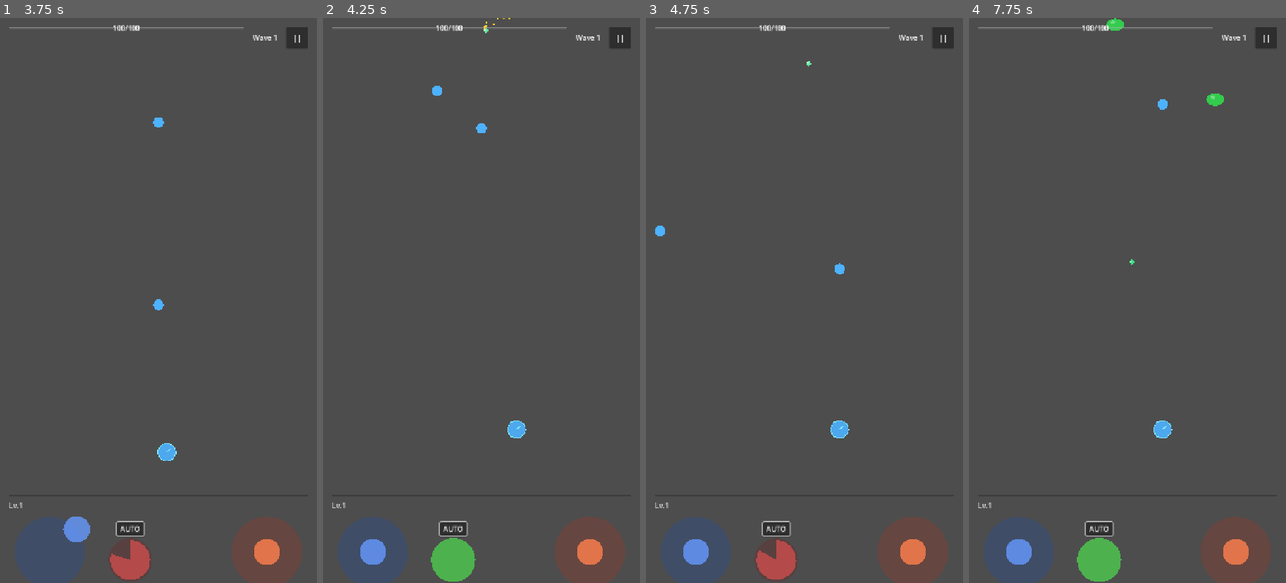
Above: before the commit, frames 1-4 (left to right).
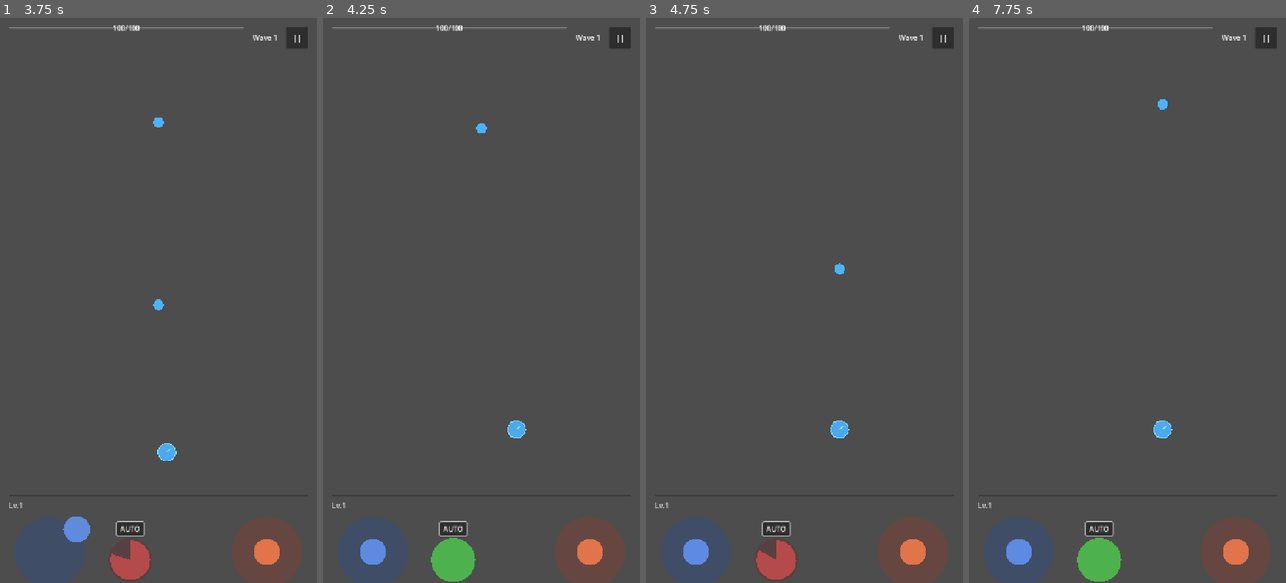
Above: after the commit, the same moments.

Repository: Randroids-Dojo/GoPit
Game: Godot game, scene res://scenes/game.tscn
Same seed, same stepped clock (60 frames per second), same inputs: the game is played once before the commit and once after it.
Inputs (mouse positions are in pixels of both pictures, inside the frame that each line leads up to):
- Up to frame 1 (3.75 s): click "START" at 0.5 s; click "||" at 1.25 s; click "Resume" at 2 s; click "AUTO" at 2.75 s; tap Enter at 3.5 s; drag from (50, 554) to (158, 458) at 3.52 s
- Up to frame 2 (4.25 s): no input
- Up to frame 3 (4.75 s): drag from (775, 560) to (807, 29) at 4.27 s
- Up to frame 4 (7.75 s): move the mouse to (1235, 554) at 5.02 s; hold Right 5.03-5.75 s; tap Backspace at 5.1 s; click (1235, 554) at 5.17 s; drag from (1111, 413) to (1032, 215) at 5.77 s; move the mouse to (1222, 385) at 6.52 s; hold Left 6.53-7.25 s; tap Ctrl at 6.6 s; tap Space at 6.77, 7.07 s; drag from (1032, 215) to (1079, 159) at 7.27 s

Frame 1 is identical in both runs. In frame 2, less than 0.1% of the frame differs, in the area x 34-60%, y 0-14%; in frame 3, less than 0.1%; in frame 4, 0.2%, in the area x 43-81%, y 0-44%.
Error after the commit: Parse Error: Could not resolve class "EnemyBase". (res://scripts/entities/enemies/bat.gd:1)

Commit message:
Add status effect system (burn, freeze, poison, bleed)
- New StatusEffect class with configurable DoT, duration, stacking
- Burn: 5 DPS for 3 seconds
- Freeze: 50% slow for 2 seconds
- Poison: 3 DPS for 5 seconds, spreads on death
- Bleed: 2 DPS per stack (up to 5x), permanent

Integration:
- EnemyBase tracks active effects, processes ticks
- Ball types apply corresponding status effects
- Visual tint feedback for active effects

Closes GoPit-ihf

Diff:
--- /dev/null
+++ b/scripts/effects/status_effect.gd
@@ -0,0 +1,126 @@
+class_name StatusEffect
+extends RefCounted
+## Base class for status effects that can be applied to enemies
+
+enum Type { BURN, FREEZE, POISON, BLEED }
+
+# Effect configuration
+var type: Type
+var duration: float
+var damage_per_tick: float
+var tick_interval: float = 0.5
+var stacks: int = 1
+var max_stacks: int = 1
+var slow_multiplier: float = 1.0  # 1.0 = no slow, 0.5 = 50% slow
+
+# Runtime state
+var time_remaining: float = 0.0
+var tick_timer: float = 0.0
+
+
+static func create(effect_type: Type):  # -> StatusEffect (can't use return type in static)
+	var script := load("res://scripts/effects/status_effect.gd")
+	var effect = script.new()
+	effect.type = effect_type
+	effect._configure()
+	return effect
+
+
+func _configure() -> void:
+	match type:
+		Type.BURN:
+			duration = 3.0
+			damage_per_tick = 2.5  # 5 DPS (2.5 damage every 0.5s)
+			tick_interval = 0.5
+			max_stacks = 1  # Refreshes duration instead
+		Type.FREEZE:
+			duration = 2.0
+			damage_per_tick = 0.0
+			slow_multiplier = 0.5  # 50% slow
+			max_stacks = 1
+		Type.POISON:
+			duration = 5.0
+			damage_per_tick = 1.5  # 3 DPS
+			tick_interval = 0.5
+			max_stacks = 1
+		Type.BLEED:
+			duration = INF  # Permanent until enemy dies
+			damage_per_tick = 1.0  # 2 DPS per stack (1.0 every 0.5s)
+			tick_interval = 0.5
+			max_stacks = 5
+
+	time_remaining = duration
+
+
+func apply() -> void:
+	"""Called when effect is first applied or refreshed"""
+	time_remaining = duration
+	tick_timer = 0.0
+
+
+func add_stack() -> bool:
+	"""Add a stack if possible. Returns true if stack was added."""
+	if stacks < max_stacks:
+		stacks += 1
+		return true
+	return false
+
+
+func refresh() -> void:
+	"""Refresh duration without adding stacks"""
+	time_remaining = duration
+
+
+func update(delta: float) -> int:
+	"""
+	Process effect for one frame.
+	Returns damage dealt this frame (0 if no damage tick occurred).
+	"""
+	if duration != INF:
+		time_remaining -= delta
+
+	tick_timer += delta
+
+	if tick_timer >= tick_interval and damage_per_tick > 0:
+		tick_timer -= tick_interval
+		# Bleed damage scales with stacks
+		if type == Type.BLEED:
+			return int(damage_per_tick * stacks)
+		return int(damage_per_tick)
+
+	return 0
+
+
+func is_expired() -> bool:
+	"""Check if effect has expired"""
+	if duration == INF:
+		return false
+	return time_remaining <= 0
+
+
+func get_color() -> Color:
+	"""Get the visual tint color for this effect"""
+	match type:
+		Type.BURN:
+			return Color(1.5, 0.6, 0.2)  # Orange
+		Type.FREEZE:
+			return Color(0.5, 0.8, 1.3)  # Ice blue
+		Type.POISON:
+			return Color(0.4, 1.2, 0.4)  # Green
+		Type.BLEED:
+			return Color(1.3, 0.3, 0.3)  # Red
+	return Color.WHITE
+
+
+func get_type_name() -> String:
+	"""Get human-readable name for this effect type"""
+	match type:
+		Type.BURN:
+			return "Burn"
+		Type.FREEZE:
+			return "Freeze"
+		Type.POISON:
+			return "Poison"
+		Type.BLEED:
+			return "Bleed"
+	return "Unknown"
--- a/scripts/entities/ball.gd
+++ b/scripts/entities/ball.gd
@@ -1,5 +1,7 @@
 extends CharacterBody2D
 ## Ball entity - moves in a direction and bounces off walls
+
+const StatusEffect := preload("res://scripts/effects/status_effect.gd")
 
 signal hit_enemy(enemy: Node2D)
 signal hit_gem(gem: Node2D)
@@ -189,45 +191,55 @@
 func _apply_ball_type_effect(enemy: Node2D, _base_damage: int) -> void:
 	match ball_type:
 		BallType.FIRE:
-			# Fire: Apply burn tint (visual effect)
-			if enemy.has_method("_apply_burn_effect"):
-				enemy._apply_burn_effect()
+			# Fire: Apply burn status effect
+			if enemy.has_method("apply_status_effect"):
+				var burn = StatusEffect.create(StatusEffect.Type.BURN)
+				enemy.apply_status_effect(burn)
+			else:
+				# Fallback visual tint for non-EnemyBase
+				enemy.modulate = Color(1.5, 0.7, 0.5)
+				var tween := enemy.create_tween()
+				tween.tween_property(enemy, "modulate", Color.WHITE, 0.5)
+
+		BallType.ICE:
+			# Ice: Apply freeze status effect (slows enemy)
+			if enemy.has_method("apply_status_effect"):
+				var freeze = StatusEffect.create(StatusEffect.Type.FREEZE)
+				enemy.apply_status_effect(freeze)
+			else:
+				# Fallback direct slow for non-EnemyBase
+				enemy.modulate = Color(0.7, 0.9, 1.2)
+				var tween := enemy.create_tween()
+				tween.tween_property(enemy, "modulate", Color.WHITE, 1.5)
+
+		BallType.LIGHTNING:
+			# Lightning: Chain to nearby enemies (instant effect)
+			_chain_lightning(enemy)
+
+		BallType.POISON:
+			# Poison: Apply poison status effect (DoT + spreads on death)
+			if enemy.has_method("apply_status_effect"):
+				var poison = StatusEffect.create(StatusEffect.Type.POISON)
+				enemy.apply_status_effect(poison)
 			else:
 				# Fallback visual tint
-				enemy.modulate = Color(1.5, 0.7, 0.5)
-				var tween := enemy.create_tween()
-				tween.tween_property(enemy, "modulate", Color.WHITE, 0.5)
-
-		BallType.ICE:
-			# Ice: Slow enemy temporarily
-			if enemy is EnemyBase:
-				var original_speed: float = enemy.speed
-				enemy.speed *= 0.5
-				enemy.modulate = Color(0.7, 0.9, 1.2)
-				var tween := enemy.create_tween()
-				tween.tween_property(enemy, "speed", original_speed, 1.5)
-				tween.parallel().tween_property(enemy, "modulate", Color.WHITE, 1.5)
-
-		BallType.LIGHTNING:
-			# Lightning: Chain to nearby enemies
-			_chain_lightning(enemy)
-
-		BallType.POISON:
-			# Poison: Green tint, damage over time visual
-			enemy.modulate = Color(0.6, 1.0, 0.5)
-			var tween := enemy.create_tween()
-			tween.tween_property(enemy, "modulate", Color.WHITE, 2.0)
-			# TODO: Implement actual poison DoT when status effect system is added
+				enemy.modulate = Color(0.6, 1.0, 0.5)
+				var tween := enemy.create_tween()
+				tween.tween_property(enemy, "modulate", Color.WHITE, 2.0)
 
 		BallType.BLEED:
-			# Bleed: Red tint, stacking damage visual
-			enemy.modulate = Color(1.0, 0.5, 0.5)
-			var tween := enemy.create_tween()
-			tween.tween_property(enemy, "modulate", Color.WHITE, 1.0)
-			# TODO: Implement bleed stacking when status effect system is added
+			# Bleed: Apply bleed status effect (stacking DoT)
+			if enemy.has_method("apply_status_effect"):
+				var bleed = StatusEffect.create(StatusEffect.Type.BLEED)
+				enemy.apply_status_effect(bleed)
+			else:
+				# Fallback visual tint
+				enemy.modulate = Color(1.0, 0.5, 0.5)
+				var tween := enemy.create_tween()
+				tween.tween_property(enemy, "modulate", Color.WHITE, 1.0)
 
 		BallType.IRON:
-			# Iron: Knockback effect
+			# Iron: Knockback effect (instant)
 			if enemy is EnemyBase:
 				var knockback_dir := (enemy.global_position - global_position).normalized()
 				var knockback_strength := 50.0
--- a/scripts/entities/enemies/enemy_base.gd
+++ b/scripts/entities/enemies/enemy_base.gd
@@ -1,11 +1,14 @@
 class_name EnemyBase
 extends CharacterBody2D
 ## Base class for all enemies - handles HP, movement, damage, and death
+
+const StatusEffect := preload("res://scripts/effects/status_effect.gd")
 
 signal died(enemy: EnemyBase)
 signal took_damage(enemy: EnemyBase, amount: int)
 signal entered_danger_zone
 signal left_danger_zone
+signal status_effect_applied(enemy: EnemyBase, effect_type: int)
 
 enum State { DESCENDING, WARNING, ATTACKING, DEAD }
 
@@ -22,6 +25,11 @@
 var _exclamation_label: Label
 var _pulse_tween: Tween
 
+# Status effect tracking
+var _active_effects: Dictionary = {}  # StatusEffect.Type -> StatusEffect
+var _base_speed: float = 0.0  # Original speed before slow effects
+var _effect_tint: Color = Color.WHITE  # Combined tint from active effects
+
 @export var max_hp: int = 10
 @export var speed: float = 100.0
 @export var damage_to_player: int = 10
@@ -39,6 +47,7 @@
 func _ready() -> void:
 	_scale_with_wave()
 	hp = max_hp
+	_base_speed = speed  # Store original speed for slow calculations
 	_setup_collision()
 	queue_redraw()
 
@@ -54,6 +63,9 @@
 
 
 func _physics_process(delta: float) -> void:
+	# Process status effects first
+	_process_status_effects(delta)
+
 	match current_state:
 		State.DESCENDING:
 			_move(delta)
@@ -144,6 +156,9 @@
 
 func _die() -> void:
 	current_state = State.DEAD
+	# Handle poison spread before dying
+	if _active_effects.has(StatusEffect.Type.POISON):
+		_spread_poison()
 	SoundManager.play(SoundManager.SoundType.ENEMY_DEATH)
 	died.emit(self)
 	queue_free()
@@ -274,3 +289,141 @@
 		GameManager.take_damage(damage_to_player)
 
 	CameraShake.shake(8.0, 15.0)  # Big shake on player hit
+
+
+# === STATUS EFFECTS ===
+
+func apply_status_effect(effect: StatusEffect) -> void:
+	"""Apply a status effect to this enemy"""
+	if current_state == State.DEAD:
+		return
+
+	var effect_type := effect.type
+
+	# Check for existing effect of same type
+	if _active_effects.has(effect_type):
+		var existing: StatusEffect = _active_effects[effect_type]
+		if effect.max_stacks > 1:
+			existing.add_stack()
+			existing.refresh()
+		else:
+			existing.refresh()
+	else:
+		# New effect
+		effect.apply()
+		_active_effects[effect_type] = effect
+		status_effect_applied.emit(self, effect_type)
+
+	# Update speed for freeze effects
+	_update_speed_from_effects()
+	# Update visuals
+	_update_effect_visuals()
+
+
+func _process_status_effects(delta: float) -> void:
+	"""Process all active status effects each frame"""
+	if _active_effects.is_empty():
+		return
+
+	var expired_effects: Array[int] = []
+	var total_dot_damage: int = 0
+
+	for effect_type in _active_effects:
+		var effect: StatusEffect = _active_effects[effect_type]
+		var damage := effect.update(delta)
+		total_dot_damage += damage
+
+		if effect.is_expired():
+			expired_effects.append(effect_type)
+
+	# Apply DoT damage
+	if total_dot_damage > 0:
+		_take_dot_damage(total_dot_damage)
+
+	# Remove expired effects
+	for effect_type in expired_effects:
+		_active_effects.erase(effect_type)
+
+	if expired_effects.size() > 0:
+		_update_speed_from_effects()
+		_update_effect_visuals()
+
+
+func _take_dot_damage(amount: int) -> void:
+	"""Take damage from DoT effects (doesn't trigger hit effects)"""
+	hp -= amount
+	# Spawn smaller damage number for DoT
+	var scene_root := get_tree().current_scene
+	var DamageNumber := preload("res://scripts/effects/damage_number.gd")
+	DamageNumber.spawn(scene_root, global_position + Vector2(randf_range(-20, 20), -10), amount, Color(1, 0.5, 0.2))
+
+
+func _update_speed_from_effects() -> void:
+	"""Recalculate speed based on active slow effects"""
+	var slow_mult: float = 1.0
+
+	for effect_type in _active_effects:
+		var effect: StatusEffect = _active_effects[effect_type]
+		if effect.slow_multiplier < slow_mult:
+			slow_mult = effect.slow_multiplier
+
+	speed = _base_speed * slow_mult
+
+
+func _update_effect_visuals() -> void:
+	"""Update visual tint based on active effects"""
+	if _active_effects.is_empty():
+		_effect_tint = Color.WHITE
+	else:
+		# Blend colors from all active effects
+		var r: float = 1.0
+		var g: float = 1.0
+		var b: float = 1.0
+
+		for effect_type in _active_effects:
+			var effect: StatusEffect = _active_effects[effect_type]
+			var color := effect.get_color()
+			r = max(r, color.r)
+			g = min(g, color.g) if color.g < 1.0 else g
+			b = min(b, color.b) if color.b < 1.0 else b
+
+		_effect_tint = Color(r, g, b)
+
+	# Apply tint if not in danger zone (danger zone has its own tint)
+	if not in_danger_zone and current_state != State.ATTACKING:
+		modulate = _effect_tint
+
+
+func _spread_poison() -> void:
+	"""Spread poison to nearby enemies when this enemy dies"""
+	const SPREAD_RADIUS: float = 100.0
+
+	var enemies_container := get_tree().get_first_node_in_group("enemies_container")
+	if not enemies_container:
+		return
+
+	for enemy in enemies_container.get_children():
+		if enemy == self:
+			continue
+		if enemy is EnemyBase:
+			var dist: float = global_position.distance_to(enemy.global_position)
+			if dist <= SPREAD_RADIUS:
+				var poison := StatusEffect.create(StatusEffect.Type.POISON)
+				enemy.apply_status_effect(poison)
+
+
+func has_status_effect(effect_type: StatusEffect.Type) -> bool:
+	"""Check if enemy has a specific status effect"""
+	return _active_effects.has(effect_type)
+
+
+func get_status_effect(effect_type: StatusEffect.Type) -> StatusEffect:
+	"""Get a specific status effect if active, null otherwise"""
+	return _active_effects.get(effect_type)
+
+
+func clear_status_effects() -> void:
+	"""Remove all status effects"""
+	_active_effects.clear()
+	_update_speed_from_effects()
+	_update_effect_visuals()
Not shown, added: scripts/effects/status_effect.gd.uid
Not shown, added: tests/test_status_effects.py
